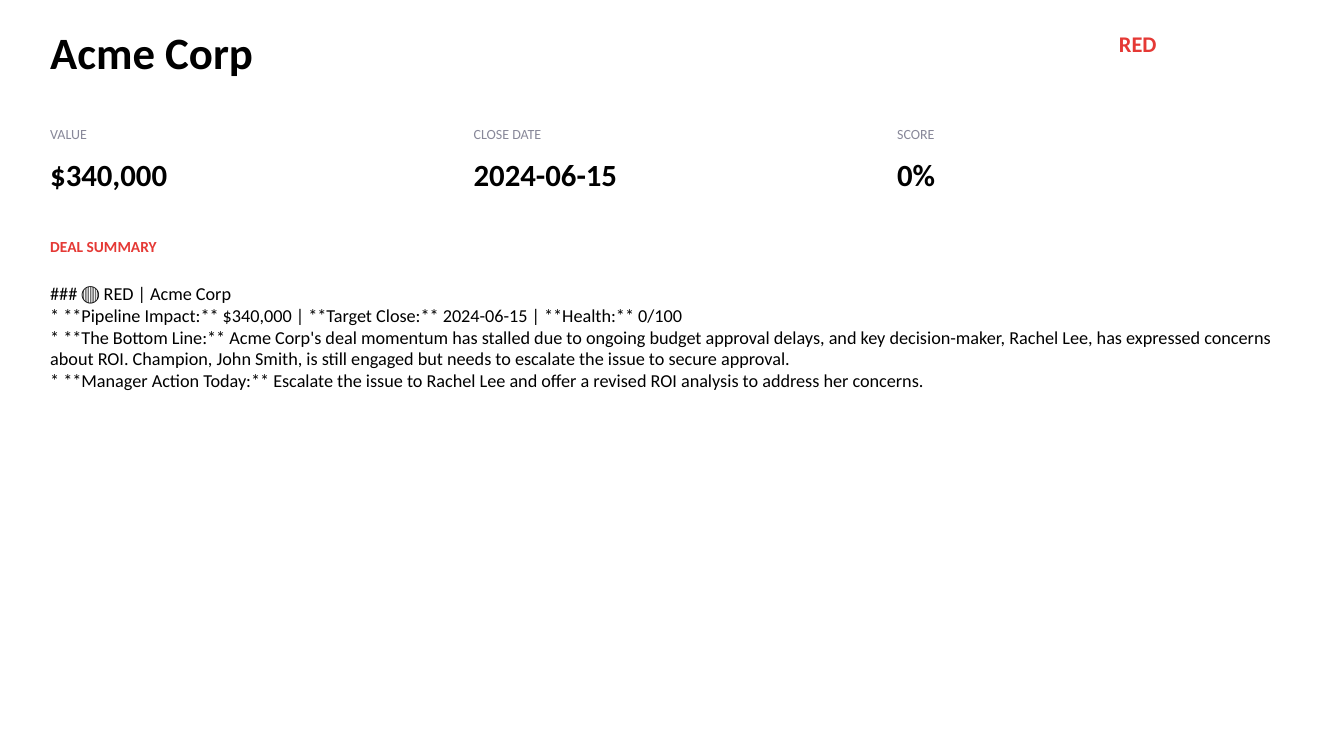
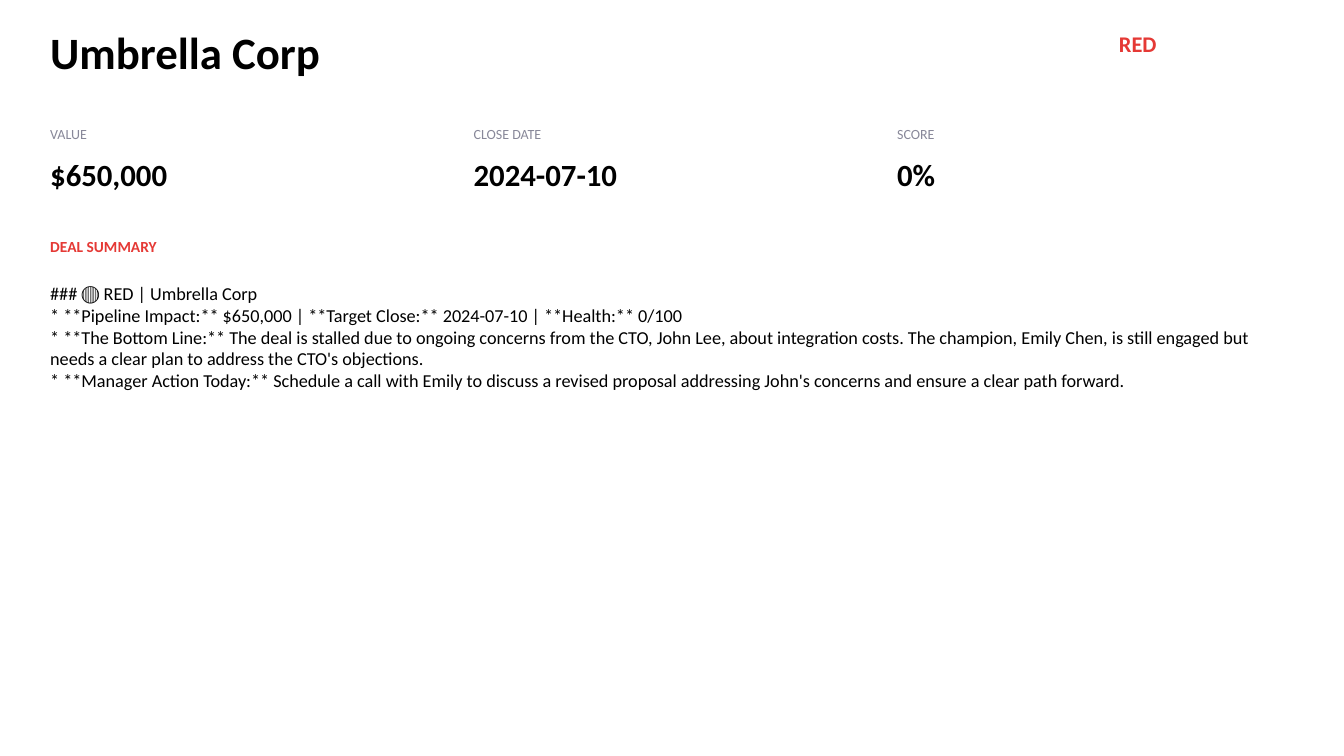
Before and after one commit to vineeta07/Piratesofcoralbean, a slide deck: slide 3 of backend/outputs/pipeline_deck.pptx. Drawn at 1344x756 pixels with LibreOffice and Linux fonts; fonts in the diff are those of the drawing. Boxes give left, top, right and bottom in pixels: in the first picture for what was removed or moved away, otherwise in the second. Text is boxed around its words. In the diff, an @@ line names an element or a change of style, - is before the commit and + after.

```diff
--- a/backend/outputs/pipeline_deck.pptx
+++ b/backend/outputs/pipeline_deck.pptx
@@ text at (50, 37, 320, 76): text changed @@
-Acme Corp
+Umbrella Corp
@@ text at (50, 165, 167, 190): text changed @@
-$340,000
+$650,000
@@ text at (474, 165, 617, 187): text changed @@
-2024-06-15
+2024-07-10
@@ text at (50, 287, 1248, 390): text changed @@
-### 🔴 RED | Acme Corp
-* **Pipeline Impact:** $340,000 | **Target Close:** 2024-06-15 | **Health:** 0/100
-* **The Bottom Line:** Acme Corp's deal momentum has stalled due to ongoing budget approval delays, and key decision-maker, Rachel Lee, has expressed concerns about ROI. Champion, John Smith, is still engaged but needs to escalate the issue to secure approval.
-* **Manager Action Today:** Escalate the issue to Rachel Lee and offer a revised ROI analysis to address her concerns.
+### 🔴 RED | Umbrella Corp
+* **Pipeline Impact:** $650,000 | **Target Close:** 2024-07-10 | **Health:** 0/100
+* **The Bottom Line:** The deal is stalled due to ongoing concerns from the CTO, John Lee, about integration costs. The champion, Emily Chen, is still engaged but needs a clear plan to address the CTO's objections.
+* **Manager Action Today:** Schedule a call with Emily to discuss a revised proposal addressing John's concerns and ensure a clear path forward.
```
Also in this commit, not shown: 10 other slides changed, 4 other files.
